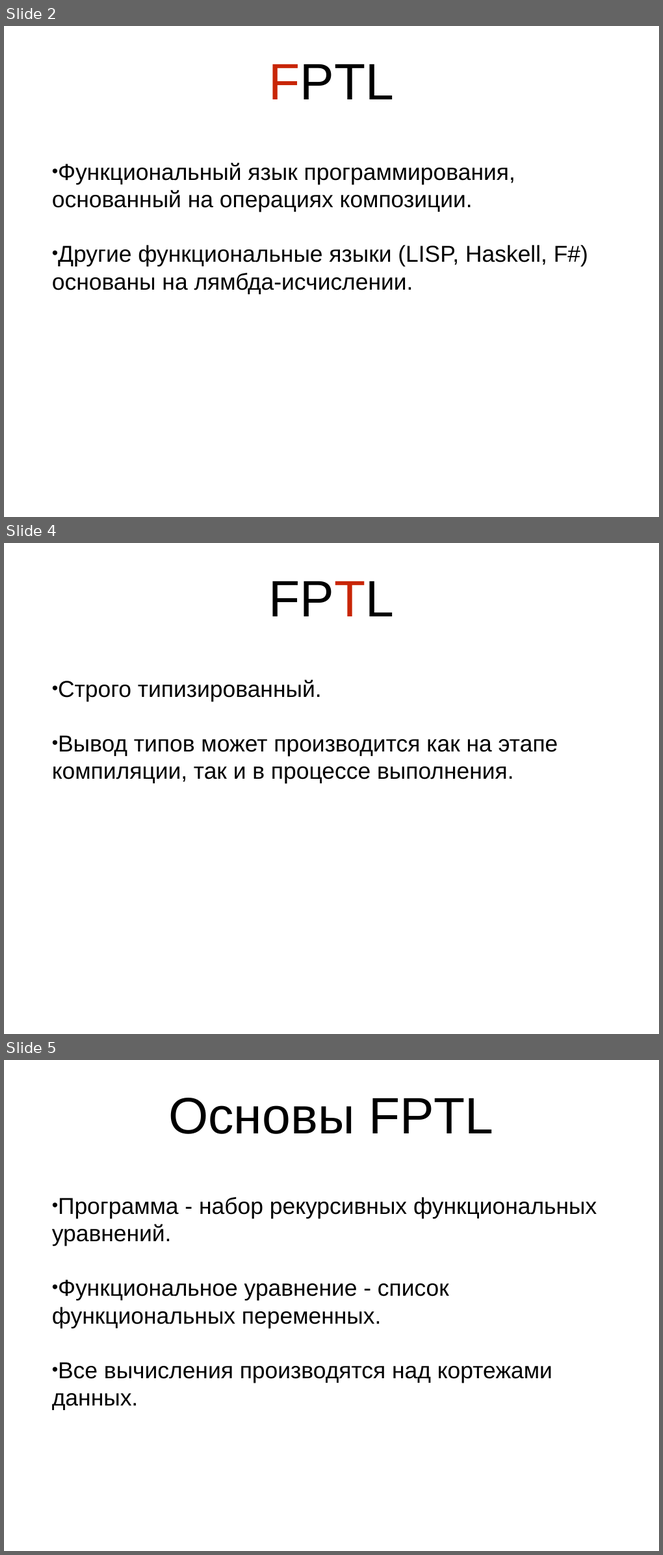
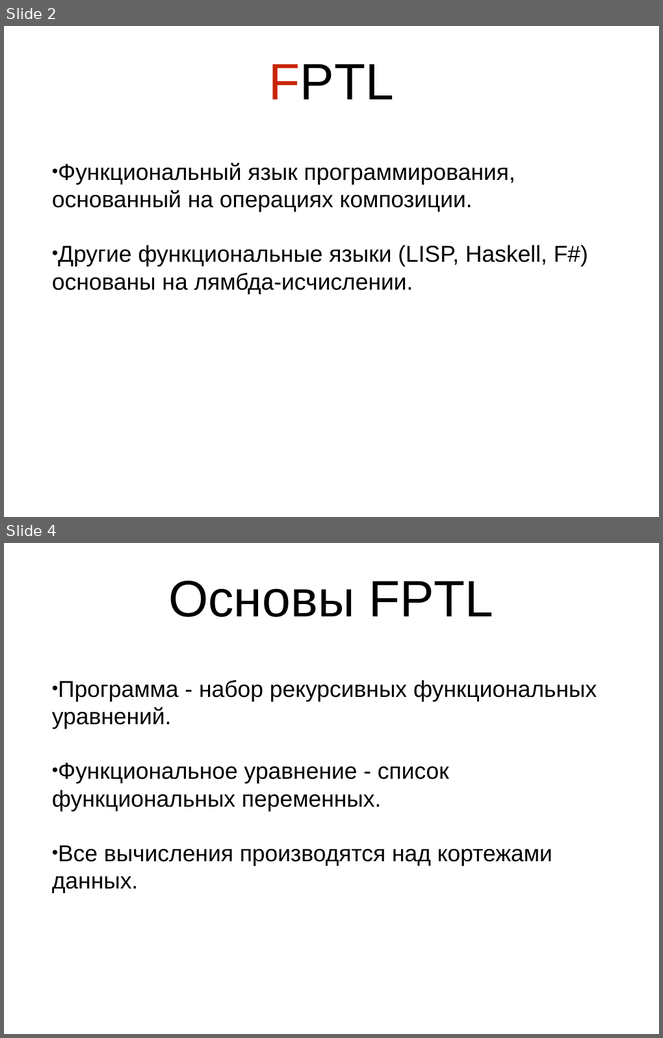
Before and after one commit to Zumisha/Parallel-Programming, a slide deck: Документация/fptl.ppt. Shown one above the other, each under a label of ours: slides 2, 4 and 5 before the commit, slides 2 and 4 after it; the slides between them are not shown. The pictures are 663x1555 and 663x1038 pixels, drawn with LibreOffice and Linux fonts; fonts in the diff are those of the drawing. Boxes give left, top, right and bottom in pixels: in the first picture for what was removed or moved away, otherwise in the second. Text is boxed around its words. In the diff, an @@ line names an element or a change of style, - is before the commit and + after.

```diff
--- a/Документация/fptl.ppt
+++ b/Документация/fptl.ppt
@@ slide 4 removed at bbox=[4, 543, 659, 1034], background #FFFFFF @@
@@ title removed at bbox=[269, 581, 395, 616] @@
-FPTL
@@ text removed at bbox=[52, 679, 558, 784] @@
-• Строго типизированный.
-• Вывод типов может производится как на этапе компиляции, так и в процессе выполнения.
@@ what was slide 5 is now slide 4 @@
```
Also in this commit, not shown: 1 slide changed, 5 other files.
